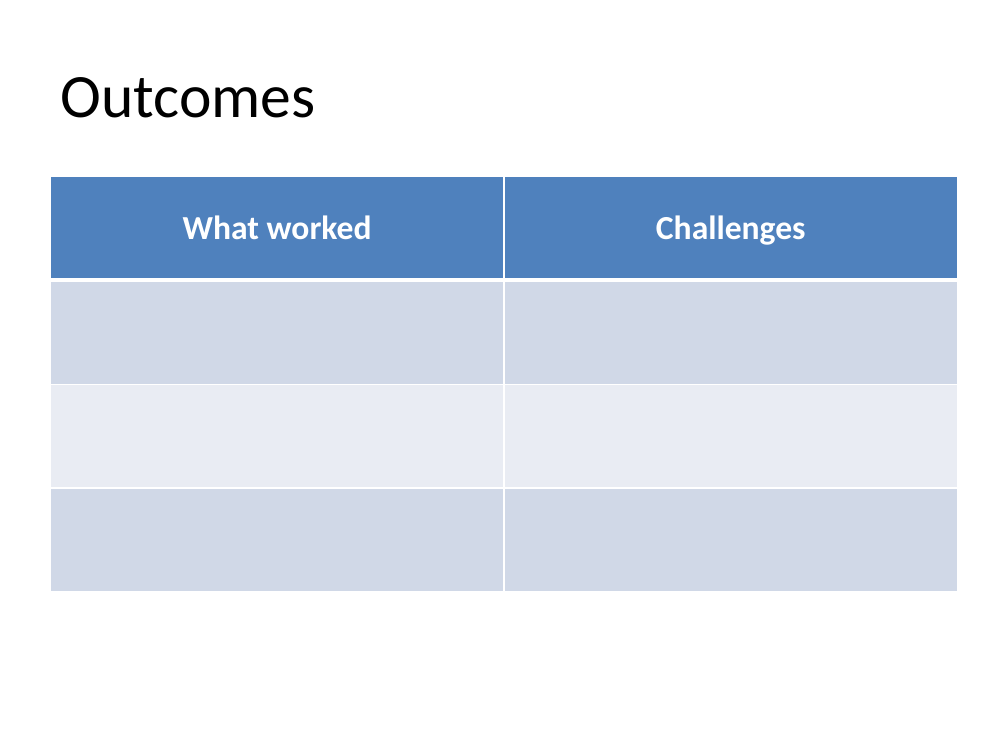
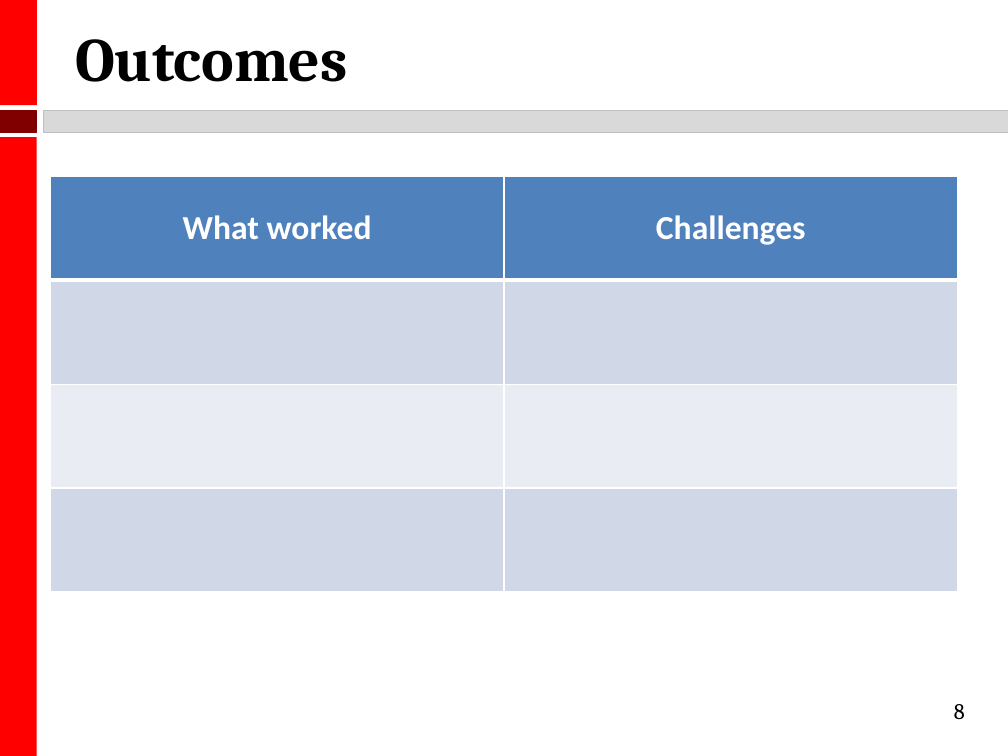
Before and after one commit to kmhoo/AdvancedMLProject, a slide deck: slide 8 of advML_final_presentation.pptx. Drawn at 1008x756 pixels with LibreOffice and Linux fonts; fonts in the diff are those of the drawing. Boxes give left, top, right and bottom in pixels: in the first picture for what was removed or moved away, otherwise in the second. Text is boxed around its words. In the diff, an @@ line names an element or a change of style, - is before the commit and + after.

```diff
--- a/advML_final_presentation.pptx
+++ b/advML_final_presentation.pptx
@@ title "Outcomes" moved from (x1=60, y1=77, x2=315, y2=118) to (x1=75, y1=39, x2=348, y2=82) @@
@@ title "Outcomes" at (x1=75, y1=39, x2=348, y2=82): font Calibri to Cambria, bold on @@
@@ group added at (x1=0, y1=0, x2=1008, y2=756): 4 rectangles @@
@@ page number added at (x1=954, y1=704, x2=965, y2=719), 16 pt, text #000000 @@
+8
```
Also in this commit, not shown: 8 other slides changed, 2 slides removed.
